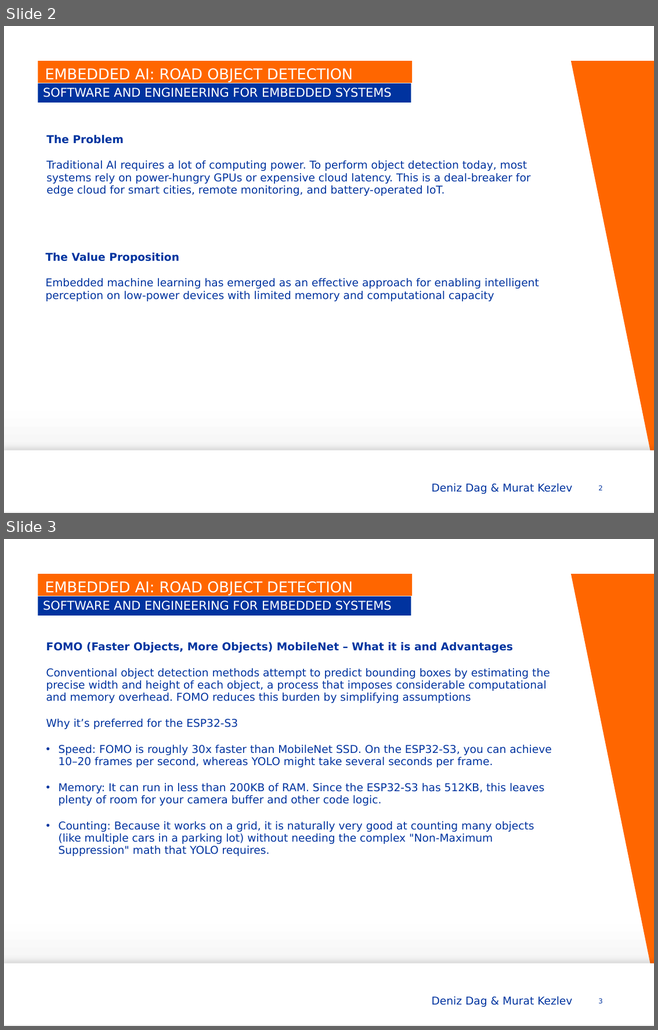
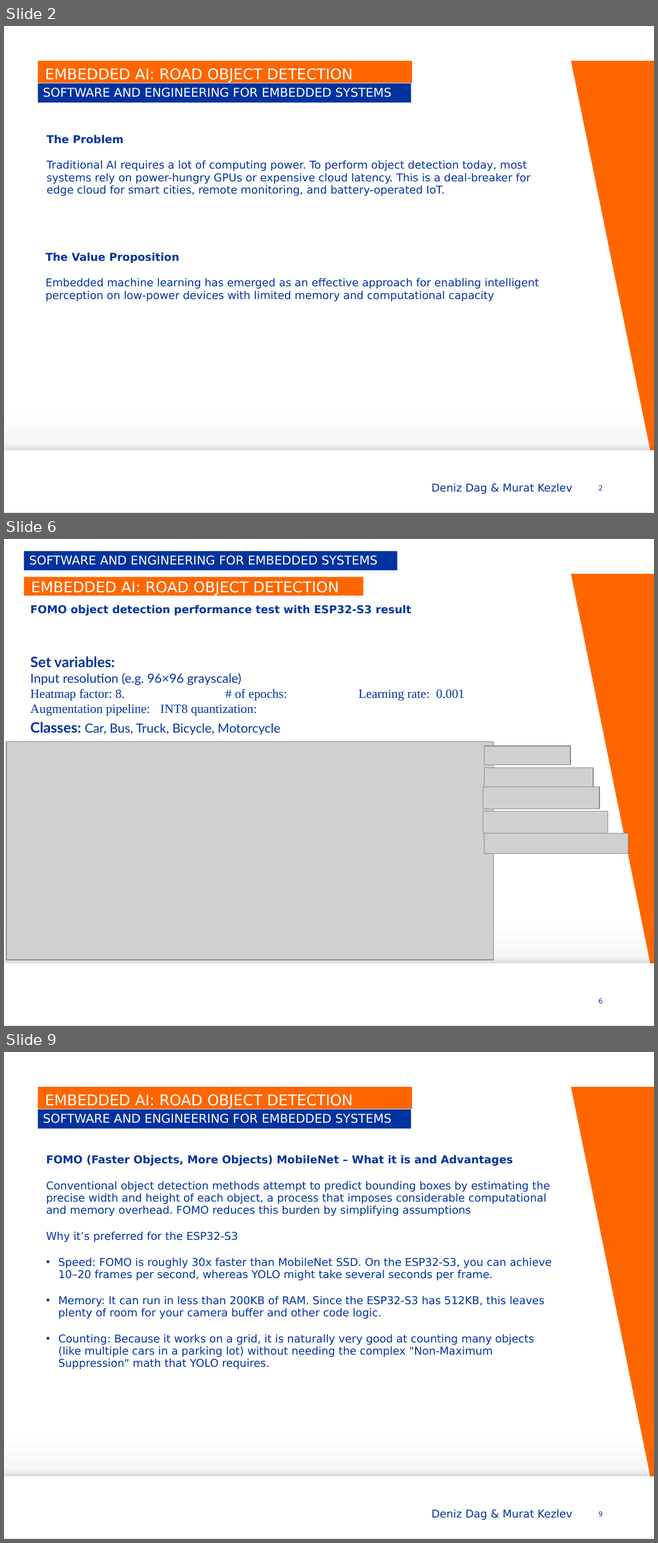
Before and after one commit to mkezlev/MACS-SEES-ObjectDetect, a slide deck: SEES Project Slides.pptx. Shown one above the other, each under a label of ours: slides 2 and 3 before the commit, slides 2, 6 and 9 after it; the slides between them are not shown. The pictures are 658x1030 and 658x1543 pixels, drawn with LibreOffice and Linux fonts; fonts in the diff are those of the drawing; grey boxes stand for pictures; background and template pictures are left out. Boxes give left, top, right and bottom in pixels: in the first picture for what was removed or moved away, otherwise in the second. Text is boxed around its words. In the diff, an @@ line names an element or a change of style, - is before the commit and + after.

```diff
--- a/SEES Project Slides.pptx
+++ b/SEES Project Slides.pptx
@@ slide 6 added at bbox=[4, 539, 654, 1026], background gradient #FFFFFF to #FEFEFE to #EDEDED; not listed: 1 template element that a slide beside it also shows @@
@@ subtitle added at bbox=[24, 551, 397, 571], fill #00339F, 13.5 pt, text #FFFFFF @@
+SOFTWARE AND ENGINEERING FOR EMBEDDED SYSTEMS
@@ title added at bbox=[24, 577, 363, 595], fill #FF6600, 16.5 pt, text #FFFFFF @@
+EMBEDDED AI: ROAD OBJECT DETECTION
@@ text added at bbox=[30, 605, 411, 616], 12 pt, text #00339F, bold @@
+FOMO object detection performance test with ESP32-S3 result
@@ text added at bbox=[30, 656, 465, 701], 14 pt, text #00339F @@
+Set variables:
+Input resolution (e.g. 96×96 grayscale)
+Heatmap factor: 8. # of epochs: Learning rate: 0.001
+Augmentation pipeline: INT8 quantization:
@@ text added at bbox=[30, 722, 280, 735], 14 pt, text #00339F @@
+Classes: Car, Bus, Truck, Bicycle, Motorcycle
@@ picture added at bbox=[6, 741, 493, 960] @@
@@ picture added at bbox=[484, 746, 571, 765] @@
@@ picture added at bbox=[484, 768, 593, 790] @@
@@ picture added at bbox=[482, 787, 599, 809] @@
@@ picture added at bbox=[482, 811, 607, 833] @@
@@ picture added at bbox=[484, 833, 628, 853] @@
@@ page number added at bbox=[598, 998, 602, 1004], 7.5 pt, text #00339F @@
+6
@@ what was slide 3 is now slide 9 @@
@@ page number at bbox=[598, 1511, 602, 1517]: text changed @@
-3
+9
```
Also in this commit, not shown: 1 slide changed, 5 other slides added.
